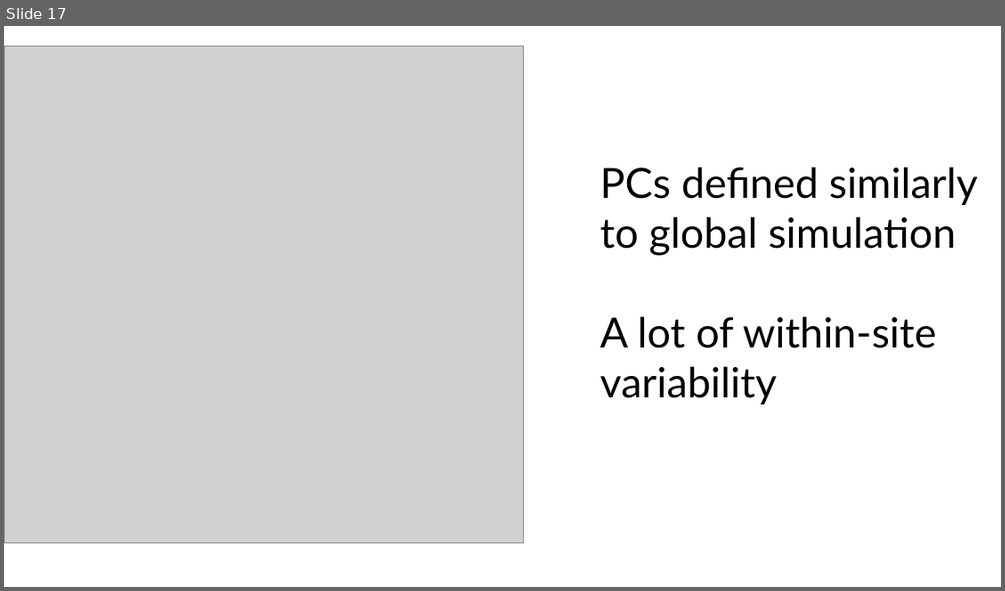
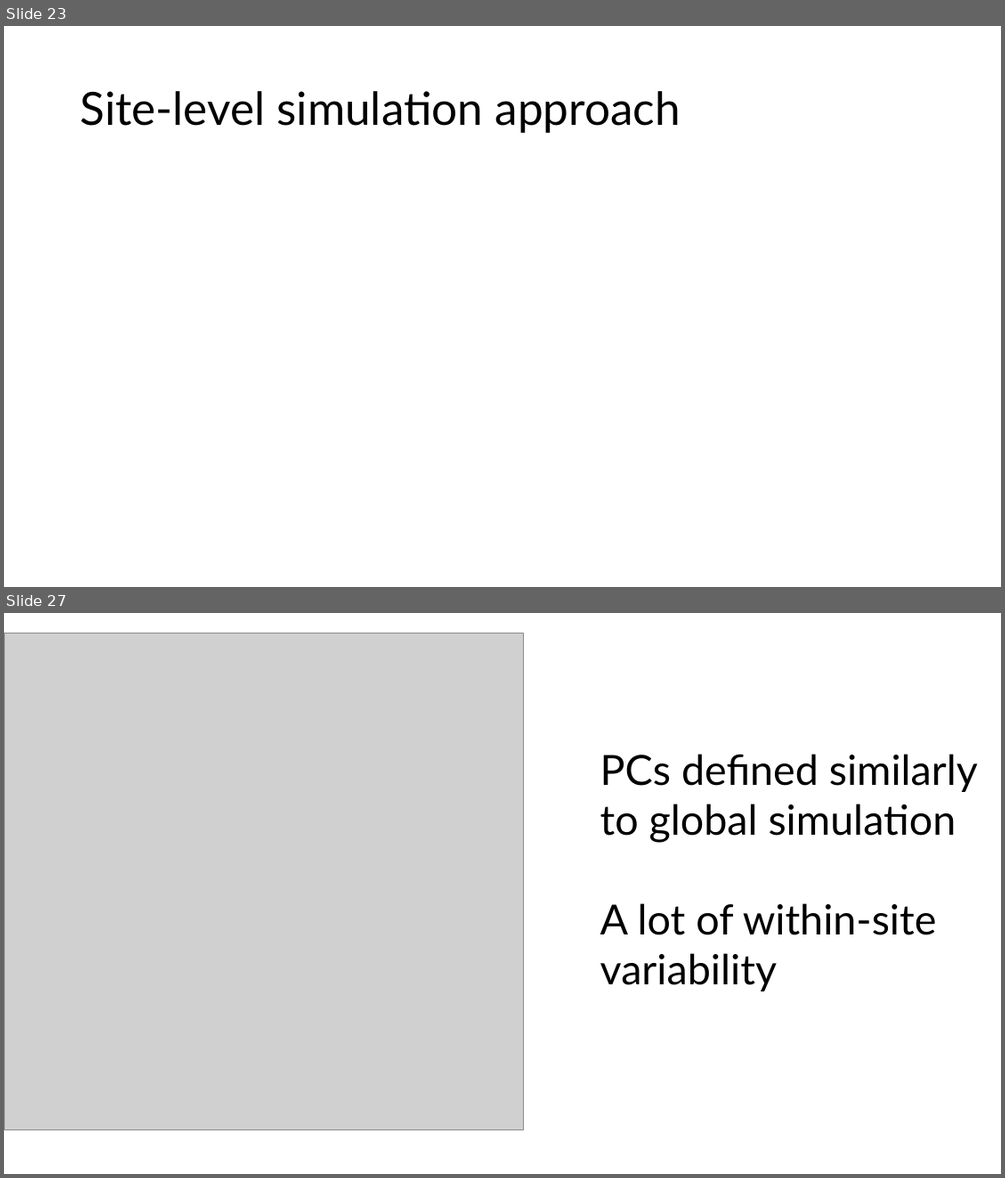
Before and after one commit to SmithEcophysLab/esa_2026, a slide deck: src/esa2026_optphoto_smith.pptx. Shown one above the other, each under a label of ours: slide 17 before the commit, slides 23 and 27 after it; the slides between them are not shown. The pictures are 1005x591 and 1005x1178 pixels, drawn with LibreOffice and Linux fonts; fonts in the diff are those of the drawing; grey boxes stand for pictures. Boxes give left, top, right and bottom in pixels: in the first picture for what was removed or moved away, otherwise in the second. Text is boxed around its words. In the diff, an @@ line names an element or a change of style, - is before the commit and + after.

```diff
--- a/src/esa2026_optphoto_smith.pptx
+++ b/src/esa2026_optphoto_smith.pptx
@@ slide 23 added at box(4, 26, 1001, 587), background #FFFFFF @@
@@ title added at box(80, 91, 680, 133), 44 pt, text #000000 @@
+Site-level simulation approach
@@ what was slide 17 is now slide 27 @@
```
Also in this commit, not shown: 11 slides changed, 10 other slides added, 2 other files.
